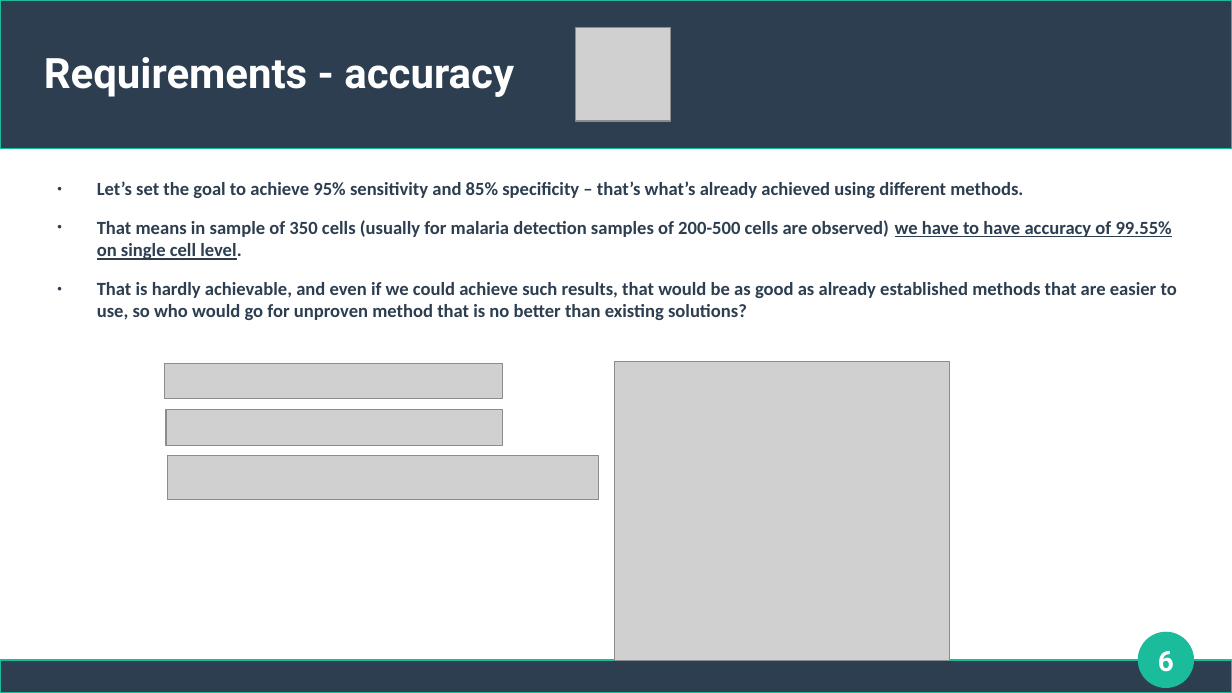
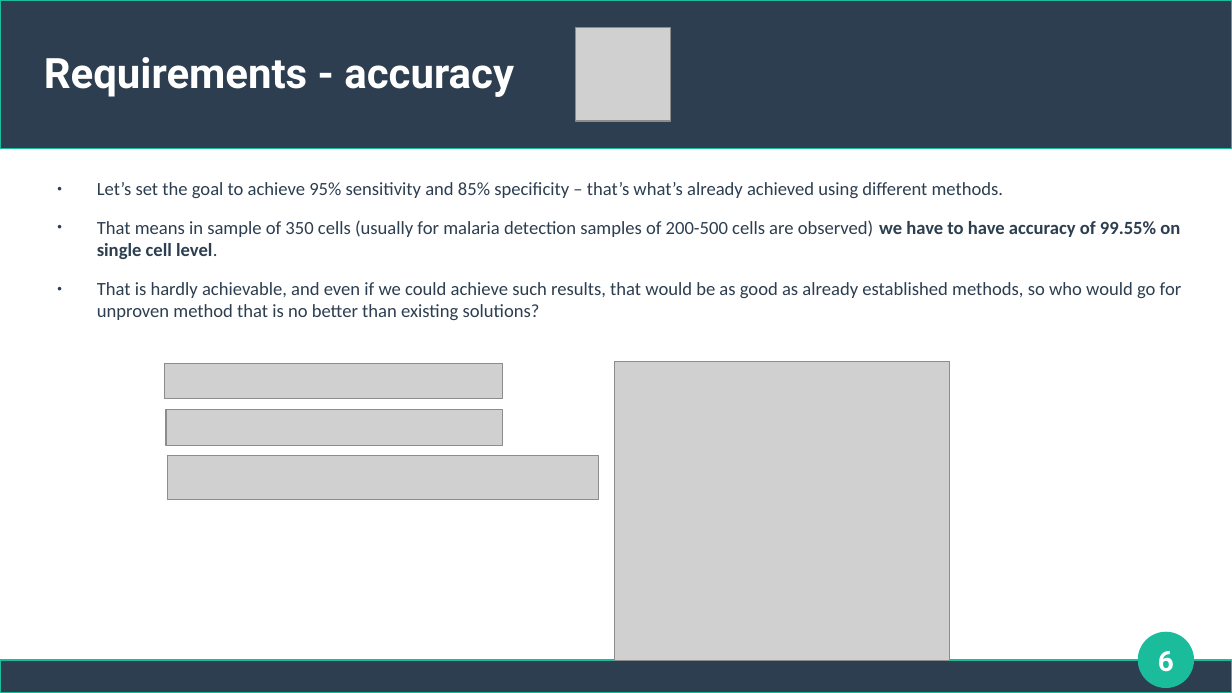
Before and after one commit to adaslesniak/ai-school_project3, a slide deck: slide 6 of Malaria Detection using Computer Vision.odp. Drawn at 1232x693 pixels with LibreOffice and Linux fonts; fonts in the diff are those of the drawing; grey boxes stand for pictures. Boxes give left, top, right and bottom in pixels: in the first picture for what was removed or moved away, otherwise in the second. Text is boxed around its words. In the diff, an @@ line names an element or a change of style, - is before the commit and + after.

```diff
--- a/Malaria Detection using Computer Vision.odp
+++ b/Malaria Detection using Computer Vision.odp
@@ text at (97,182,1180,259): bold off in "Let’s set the goal to achieve 95% ...", "That means in sample of 350 cells ..."; underline off in "we have to have accuracy of 99.55% ..." @@
@@ text at (97,282,1182,320): text changed; bold off @@
-● That is hardly achievable, and even if we could achieve such results, that would be as good as already established methods that are easier to use, so who would go for unproven method that is no better than existing solutions?
+● That is hardly achievable, and even if we could achieve such results, that would be as good as already established methods, so who would go for unproven method that is no better than existing solutions?
```
Also in this commit, not shown: 10 other slides changed, 2 other files.
